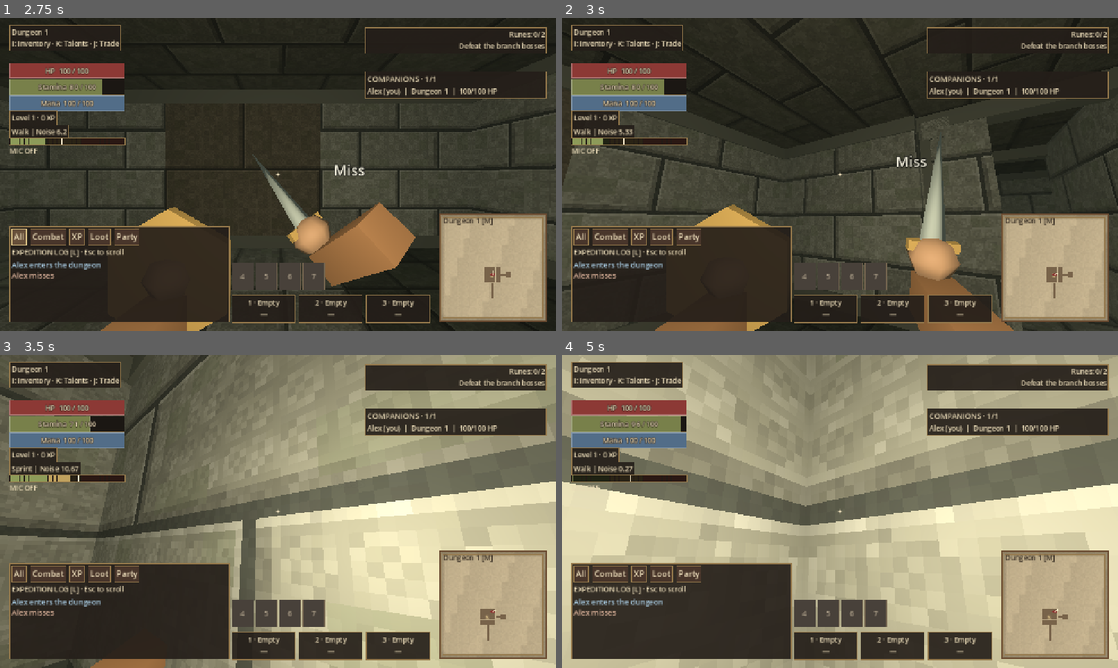
Above: before the commit, frames 1-4 (two rows, left to right).
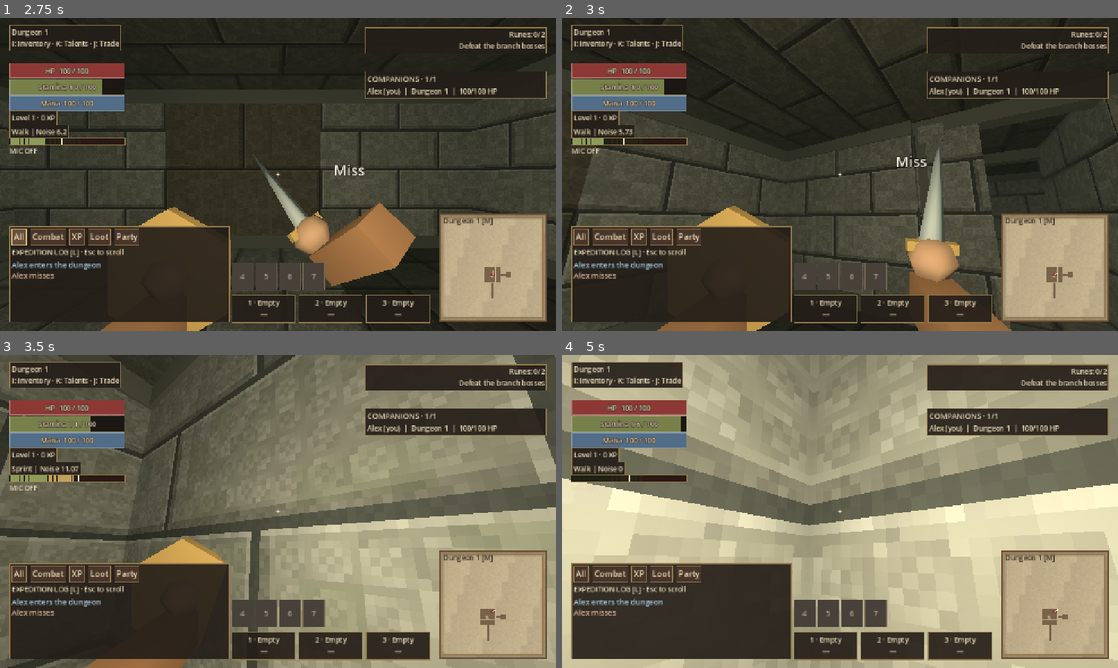
Above: after the commit, the same moments.

Repository: tdonnenfeld/LABIJ
Game: Godot game, scene res://game/main.tscn
Two runs of this game, one before a commit and one after it. Both use one fixed random seed, a clock stepped at 60 frames per second and the inputs below. Sound files missing from this copy of the repository are replaced by a short silence.
Inputs (mouse positions are in pixels of both pictures, inside the frame that each line leads up to):
- Up to frame 1 (2.75 s): click (200, 83) at 0.52 s; type "Alex" at 0.6 s; click "Solo" at 1.25 s; click "All" at 2 s
- Up to frame 2 (3 s): tap Enter at 2.75 s; move the mouse to (867, 174) at 2.77 s; hold W from 2.78 s (still down); hold Shift from 2.78 s (still down); click (867, 174) at 2.92 s
- Up to frame 3 (3.5 s): keep holding W; keep holding Shift
- Up to frame 4 (5 s): keep holding W; move the mouse to (812, 511) at 3.52 s; release Shift at 3.53 s; tap 0 at 3.6 s; move the mouse to (851, 505) at 4.27 s; hold Alt from 4.28 s (still down)

Frame 1 is identical in both runs. In frame 2, 4.1% of the frame differs, in the area x 0-100%, y 0-100%; in frame 3, 35%; in frame 4, 2.9%.

Commit message:
Smooth planar movement with responsive braking and acceleration

Diff:
--- a/game/player.gd
+++ b/game/player.gd
@@ -108,8 +108,15 @@
 	var attack_move := 3.4 if weapon.projectile_speed <= 0 else 2.5
 	var move_speed := 2.5 if blocking or aiming else (attack_move if attack_phase == 1 else (3.8 if attack_phase == 2 else 4.5))
 	var motion := (right * direction.x + forward * direction.y) * move_speed * (1.0 + skills.bonus("move")) * float(Profiles.SPECIES[species_id][3]) * (2.0 if dash_timer > 0 else (1.55 if sprinting else (0.45 * (1.0 + skills.bonus("quiet_speed")) if quiet_walking else 1.0)))
-	velocity.x = motion.x
-	velocity.z = motion.z
+	var planar := Vector2(velocity.x, velocity.z)
+	var desired := Vector2(motion.x, motion.z)
+	var acceleration := 36.0 if desired.length_squared() > 0.001 else 48.0
+	if direction.length_squared() <= 0.001 and planar.length() < 0.08:
+		planar = Vector2.ZERO
+	else:
+		planar = planar.move_toward(desired, acceleration * delta)
+	velocity.x = planar.x
+	velocity.z = planar.y
 	velocity.y = maxf(velocity.y - 18.0 * delta, -20.0)
 	move_and_slide()
 
